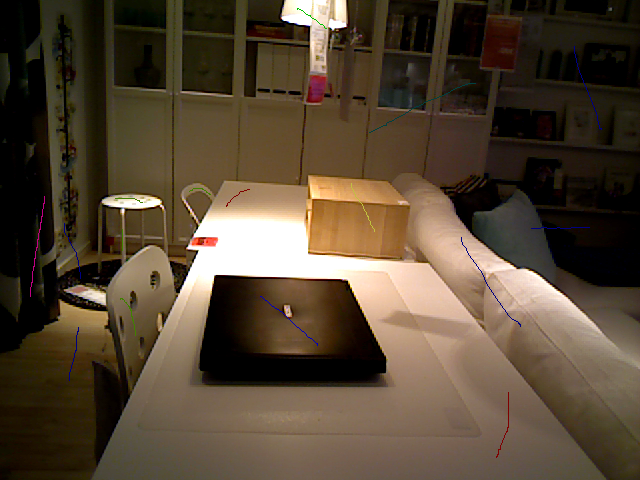
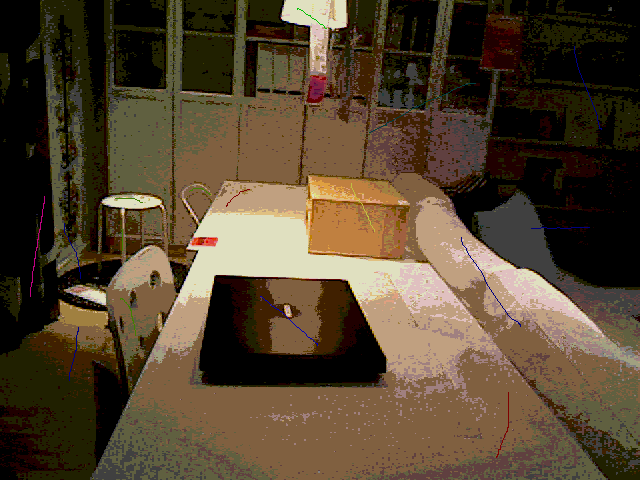
Before/after of a 640x480 layered artwork. What changed in the layer stack:
painted on "15_LivingLow.png" over (x1=0, y1=0, x2=640, y2=480)
